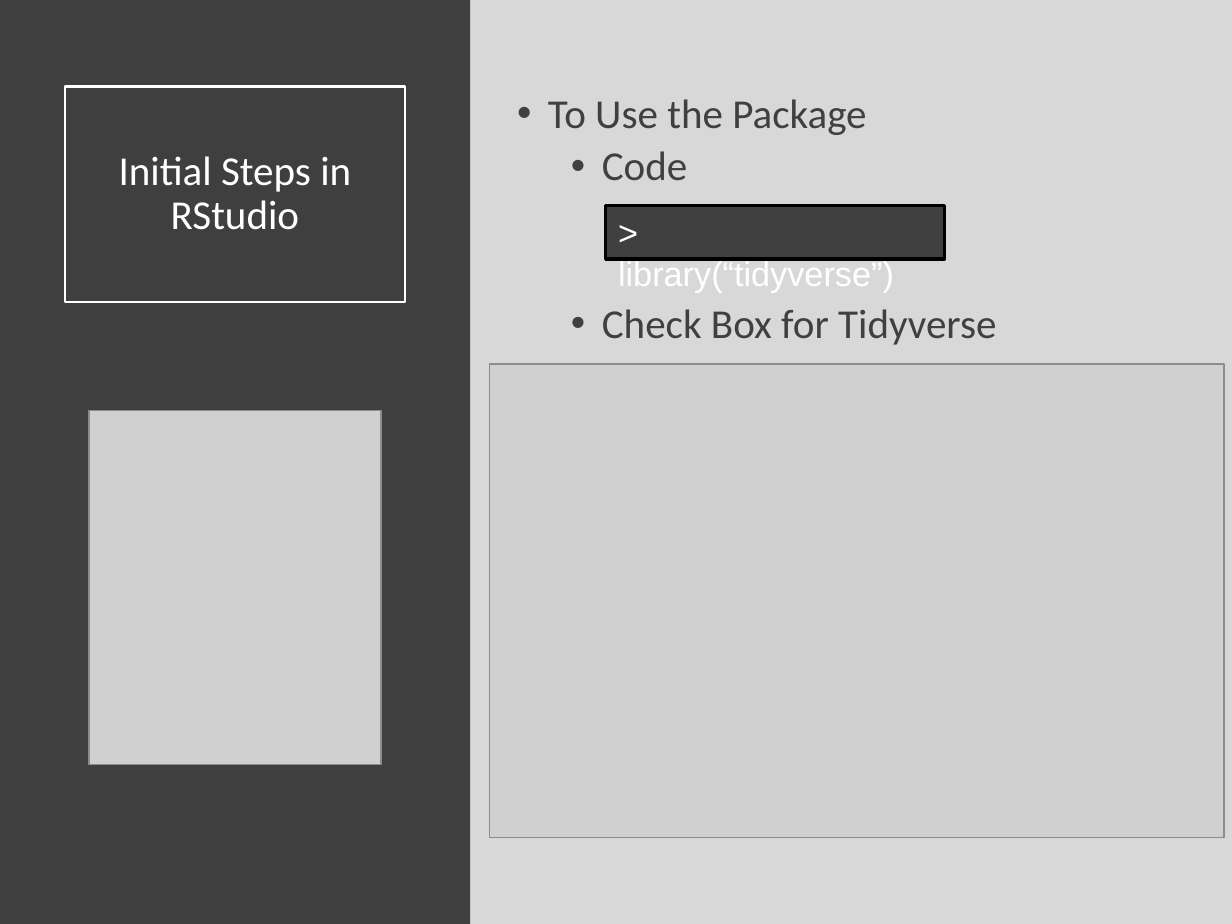
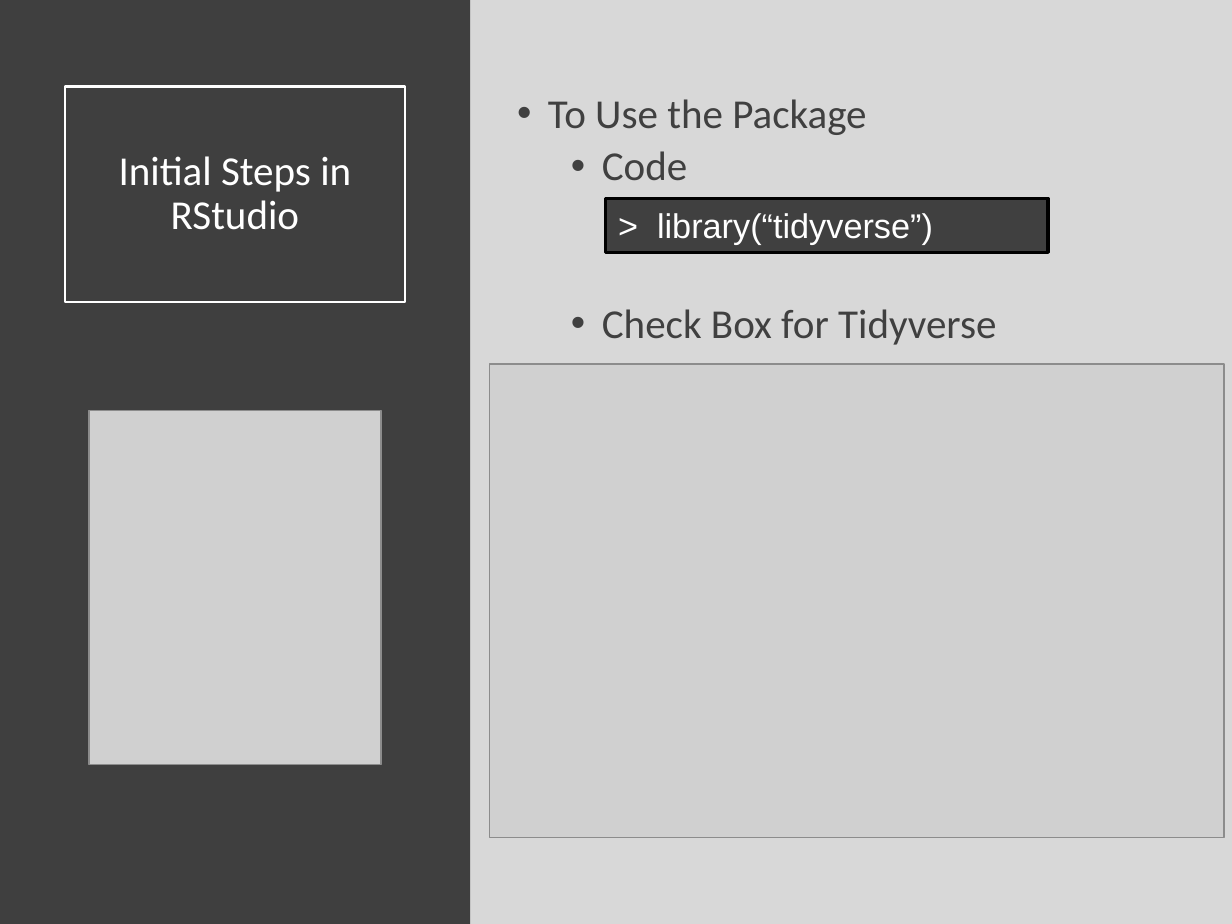
Before and after one commit to SuperMarioGiacomazzo/STOR320_WEBSITE, a slide deck: slide 4 of Lecture/Data Visualization/Data_Visualization_Lecture.pptx. Drawn at 1232x924 pixels with LibreOffice and Linux fonts; fonts in the diff are those of the drawing; grey boxes stand for pictures. Boxes give left, top, right and bottom in pixels: in the first picture for what was removed or moved away, otherwise in the second. Text is boxed around its words. In the diff, an @@ line names an element or a change of style, - is before the commit and + after.

```diff
--- a/Lecture/Data Visualization/Data_Visualization_Lecture.pptx
+++ b/Lecture/Data Visualization/Data_Visualization_Lecture.pptx
@@ rectangle "> library(“tidyverse”)": place and size @@
-rectangle "> library(“tidyverse”)" at bbox=[606, 206, 945, 260]
+rectangle "> library(“tidyverse”)" at bbox=[606, 198, 1048, 253]
```
Also in this commit, not shown: 2 other slides changed, 6 other files.
